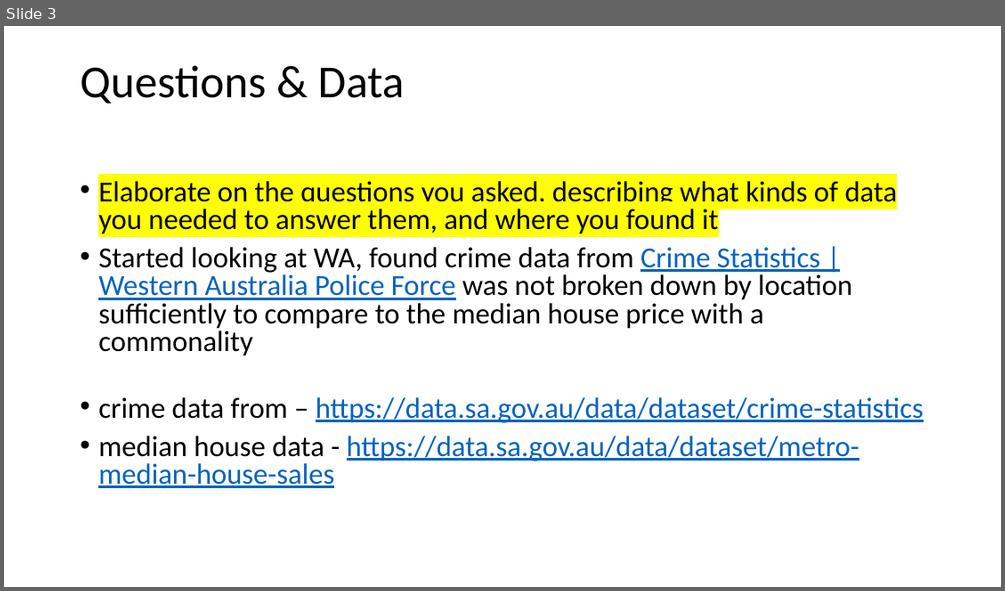
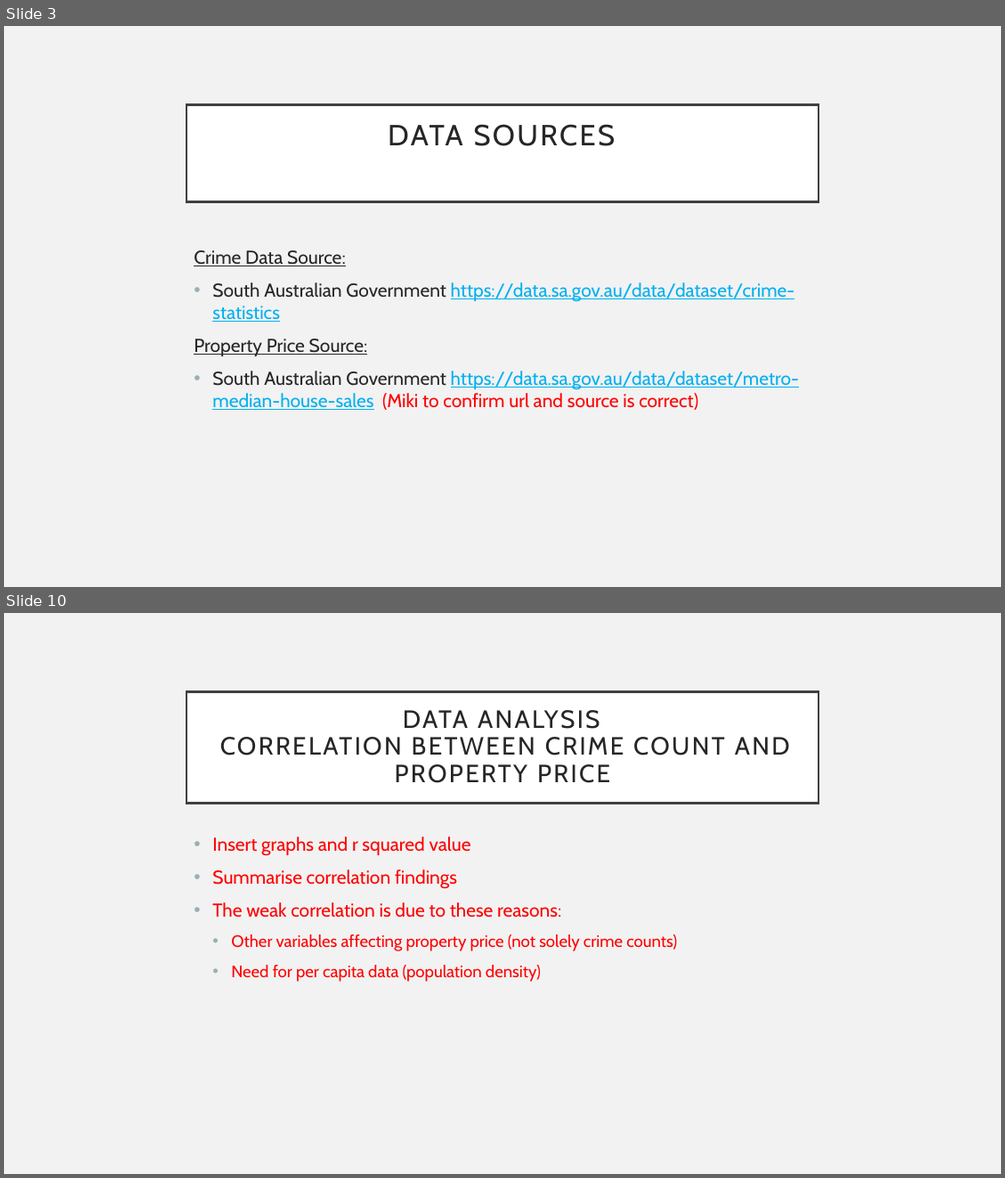
Before and after one commit to Sprettle/Chevrolet-Chilis, a slide deck: Project 1 Presentation.pptx. Shown one above the other, each under a label of ours: slide 3 before the commit, slides 3 and 10 after it; the slides between them are not shown. The pictures are 1005x591 and 1005x1178 pixels, drawn with LibreOffice and Linux fonts; fonts in the diff are those of the drawing. Boxes give left, top, right and bottom in pixels: in the first picture for what was removed or moved away, otherwise in the second. Text is boxed around its words. In the diff, an @@ line names an element or a change of style, - is before the commit and + after.

```diff
--- a/Project 1 Presentation.pptx
+++ b/Project 1 Presentation.pptx
@@ slide 10 added at bbox=[4, 613, 1001, 1174], background #F2F2F2 @@
@@ title added at bbox=[186, 691, 818, 803], fill #FFFFFF, outline #404040 2.5 pt, 24 pt, text #262626 @@
+DATA ANALYSIS
+CORRELATION BETWEEN CRIME COUNT AND PROPERTY PRICE
@@ text added at bbox=[212, 836, 677, 981], 16 pt, text #FF0000 @@
+• Insert graphs and r squared value
+• Summarise correlation findings
+• The weak correlation is due to these reasons:
+  • Other variables affecting property price (not solely crime counts)
+  • Need for per capita data (population density)
@@ slide 3 changed as well @@
@@ background #FFFFFF to #F2F2F2 @@
@@ title "DATA SOURCES": place and size @@
-title "DATA SOURCES" at bbox=[80, 65, 404, 103]
+title "DATA SOURCES" at bbox=[186, 104, 818, 201]
@@ title "DATA SOURCES" at bbox=[186, 104, 818, 201]: fill none to #FFFFFF; outline none to #404040 2.5 pt @@
@@ title at bbox=[388, 124, 615, 146]: text changed; size 44 to 28 pt; font Calibri to Cabin; text colour #000000 to #262626 @@
-Questions & Data
+DATA SOURCES
@@ text at bbox=[194, 250, 799, 410]: text changed; size 28 to 18 pt; font Calibri to Cabin; text colour #000000 to #00B0F0 @@
-• Elaborate on the questions you asked, describing what kinds of data you needed to answer them, and where you found it
-• Started looking at WA, found crime data from Crime Statistics | Western Australia Police Force was not broken down by location sufficiently to compare to the median house price with a commonality
-• crime data from – https://data.sa.gov.au/data/dataset/crime-statistics
-• median house data - https://data.sa.gov.au/data/dataset/metro-median-house-sales
+Crime Data Source:
+• South Australian Government https://data.sa.gov.au/data/dataset/crime-statistics
+Property Price Source:
+• South Australian Government https://data.sa.gov.au/data/dataset/metro-median-house-sales (Miki to confirm url and source is correct)
```
Also in this commit, not shown: 4 other slides changed, 8 other slides added, 5 slides removed, 1 other file.
